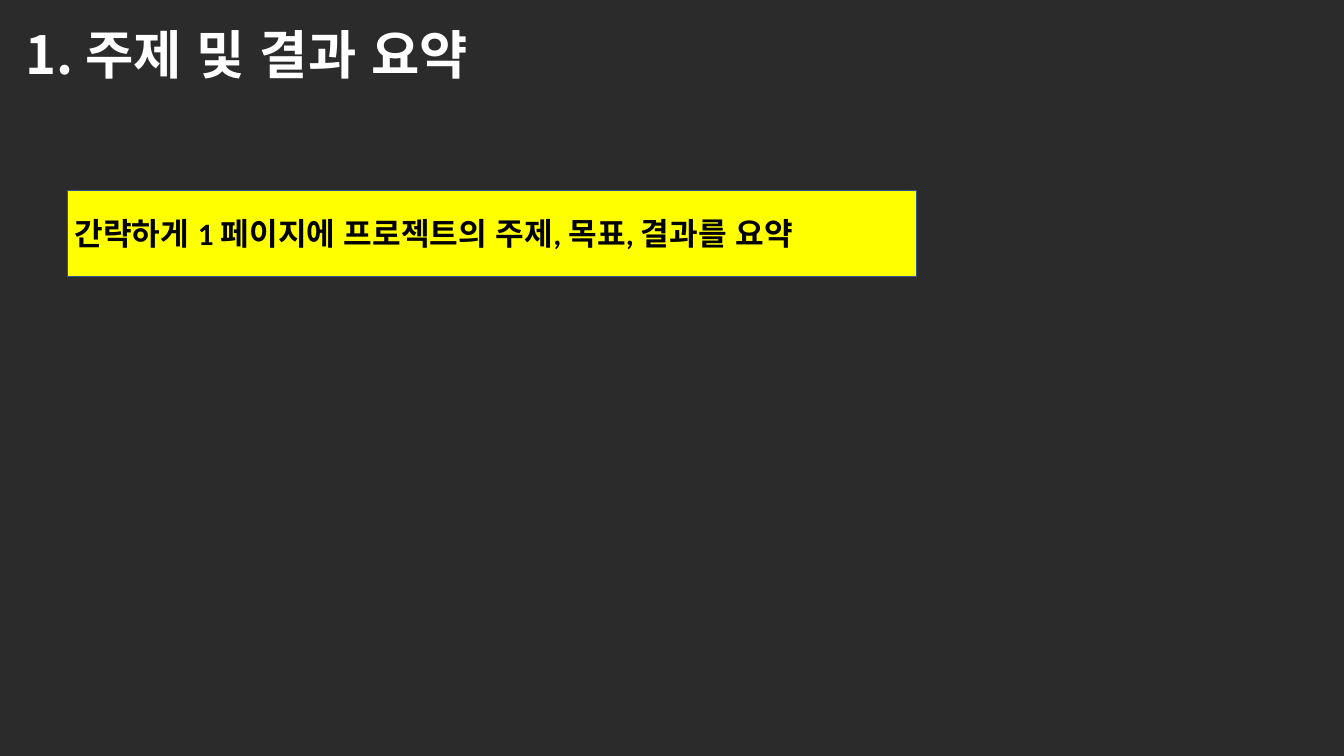
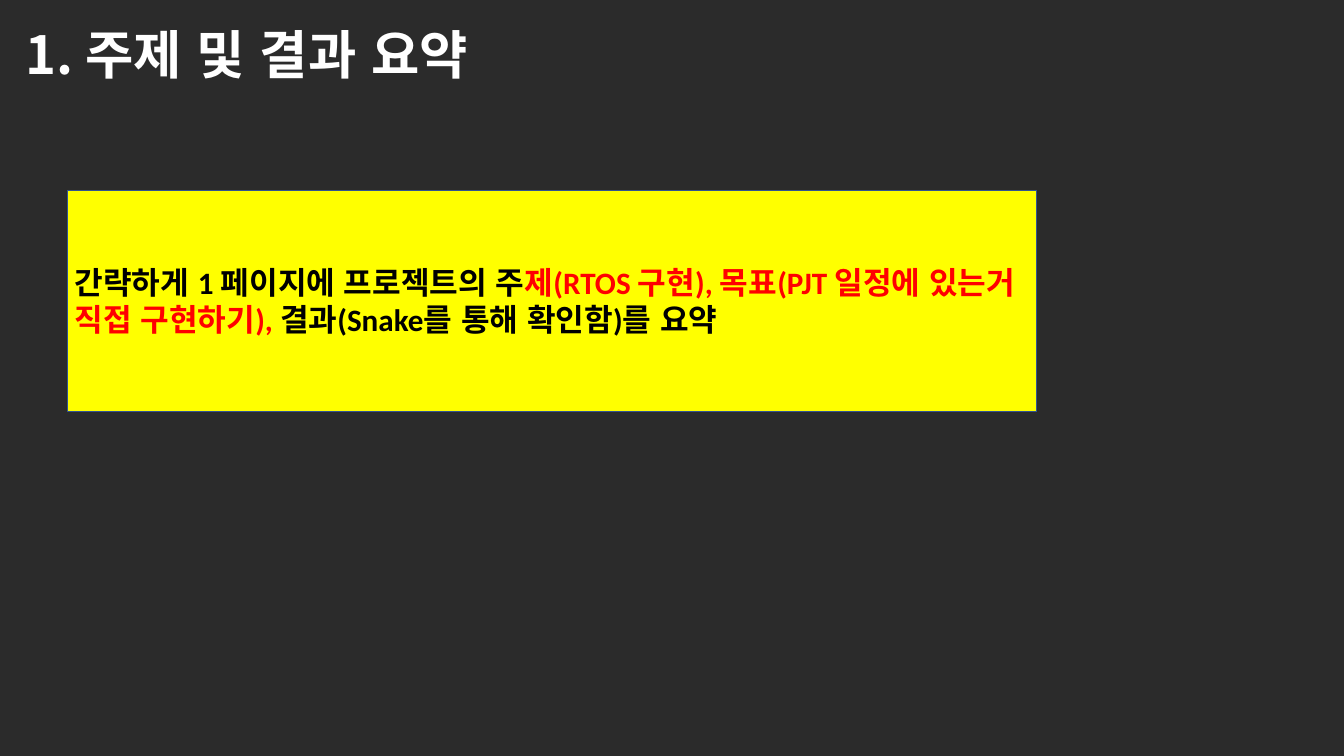
Before and after one commit to plat320/SWBootCamp7, a slide deck: slide 3 of 부트캠프_07기_RTOS_1팀(김정진, 김소연, 심훈, 이성훈)_최종보고서.pptx. Drawn at 1344x756 pixels with LibreOffice and Linux fonts; fonts in the diff are those of the drawing; background and template pictures are left out; a plain dark background stands for a picture behind light text. Boxes give left, top, right and bottom in pixels: in the first picture for what was removed or moved away, otherwise in the second. Text is boxed around its words. In the diff, an @@ line names an element or a change of style, - is before the commit and + after.

```diff
--- a/부트캠프_07기_RTOS_1팀(김정진, 김소연, 심훈, 이성훈)_최종보고서.pptx
+++ b/부트캠프_07기_RTOS_1팀(김정진, 김소연, 심훈, 이성훈)_최종보고서.pptx
@@ rectangle "간략하게 1 페이지에 프로젝트의 주제(RTOS ...": place and size @@
-rectangle "간략하게 1 페이지에 프로젝트의 주제(RTOS ..." at <box>68,190,917,276</box>
+rectangle "간략하게 1 페이지에 프로젝트의 주제(RTOS ..." at <box>68,190,1037,411</box>
@@ text in rectangle at <box>75,268,1015,336</box>: text changed @@
-간략하게 1 페이지에 프로젝트의 주제, 목표, 결과를 요약
+간략하게 1 페이지에 프로젝트의 주제(RTOS 구현), 목표(PJT 일정에 있는거 직접 구현하기), 결과(Snake를 통해 확인함)를 요약
```
Also in this commit, not shown: 6 other slides changed, 15 other files.
